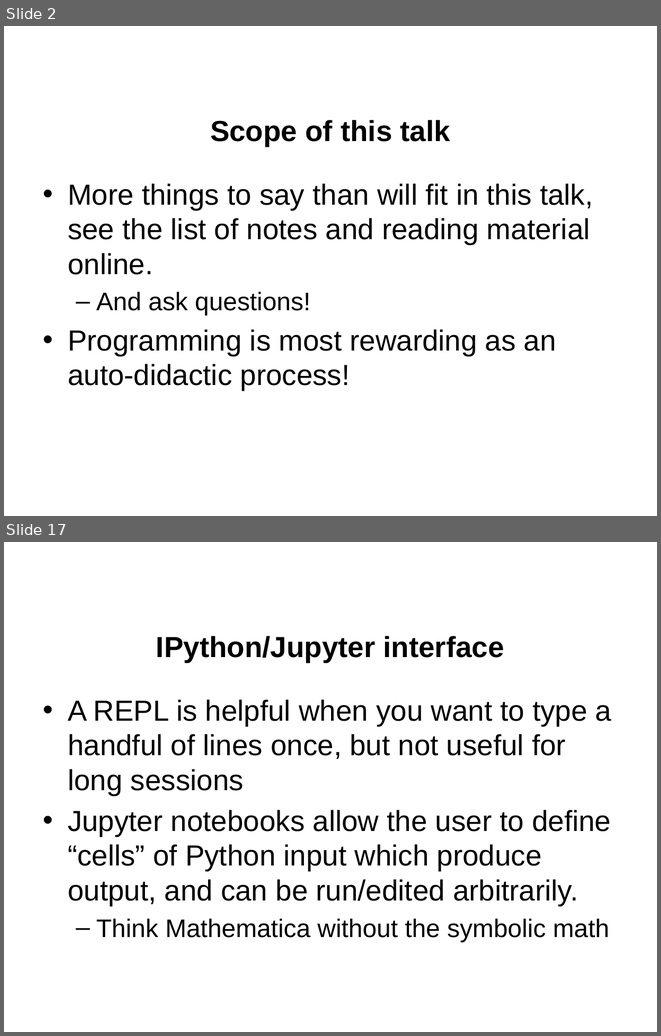
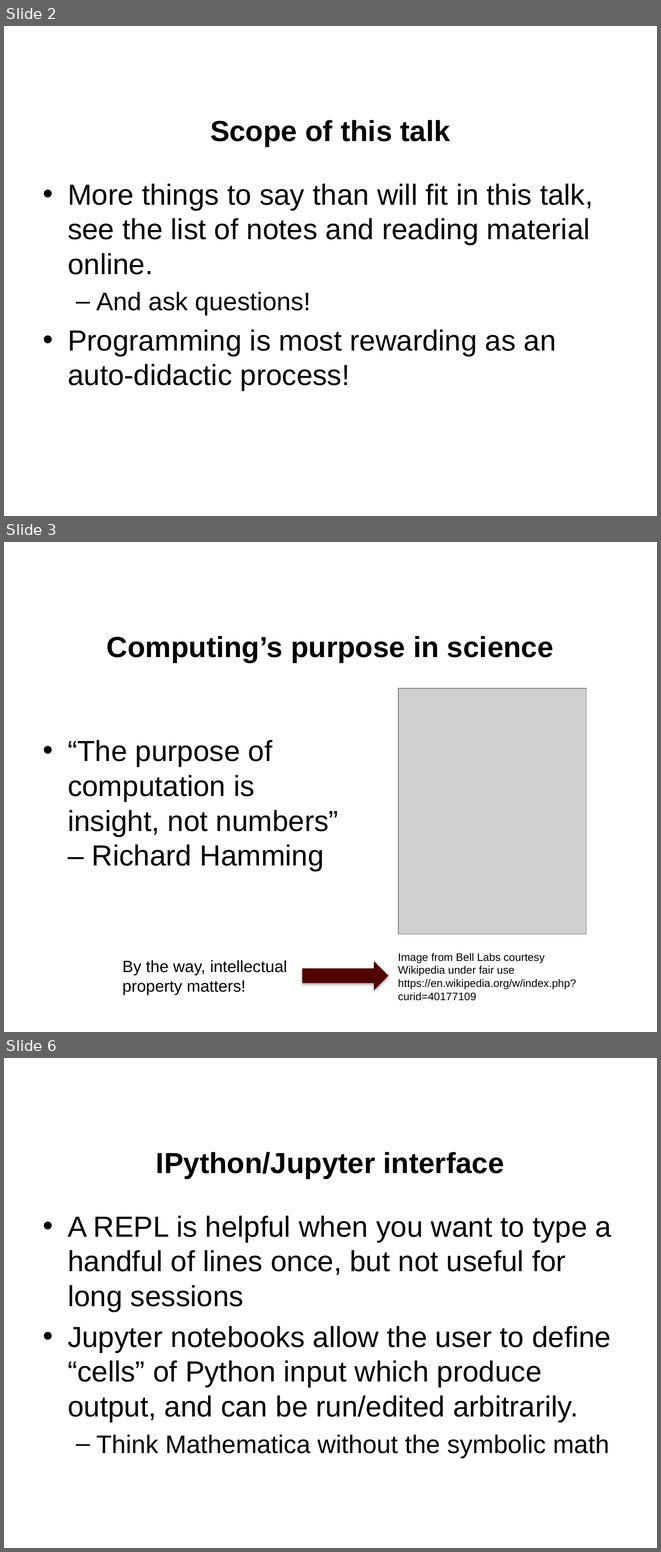
Before and after one commit to jgerity/talks, a slide deck: 2016/computing_workgroup/intro-to-python/intro-to-python.pptx. Shown one above the other, each under a label of ours: slides 2 and 17 before the commit, slides 2, 3 and 6 after it; the slides between them are not shown. The pictures are 661x1036 and 661x1552 pixels, drawn with LibreOffice and Linux fonts; fonts in the diff are those of the drawing; grey boxes stand for pictures; background and template pictures are left out. Boxes give left, top, right and bottom in pixels: in the first picture for what was removed or moved away, otherwise in the second. Text is boxed around its words. In the diff, an @@ line names an element or a change of style, - is before the commit and + after.

```diff
--- a/2016/computing_workgroup/intro-to-python/intro-to-python.pptx
+++ b/2016/computing_workgroup/intro-to-python/intro-to-python.pptx
@@ slide 3 added at (x1=4, y1=542, x2=657, y2=1032), background picture (left out) @@
@@ title added at (x1=107, y1=636, x2=554, y2=662), 32 pt, text #000000, bold @@
+Computing’s purpose in science
@@ picture added at (x1=398, y1=688, x2=586, y2=934) @@
@@ text added at (x1=68, y1=740, x2=338, y2=871), 32 pt, text #000000 @@
+• “The purpose of computation is insight, not numbers” – Richard Hamming
@@ text added at (x1=398, y1=953, x2=576, y2=1000), 12 pt, text #000000 @@
+Image from Bell Labs courtesy Wikipedia under fair use
+https://en.wikipedia.org/w/index.php?curid=40177109
@@ text added at (x1=122, y1=960, x2=287, y2=994), 18 pt, text #000000 @@
+By the way, intellectual property matters!
@@ right arrow added at (x1=302, y1=961, x2=389, y2=990), fill #500000 @@
@@ what was slide 17 is now slide 6 @@
```
Also in this commit, not shown: 1 slide changed, 2 other slides added, 22 slides removed.
